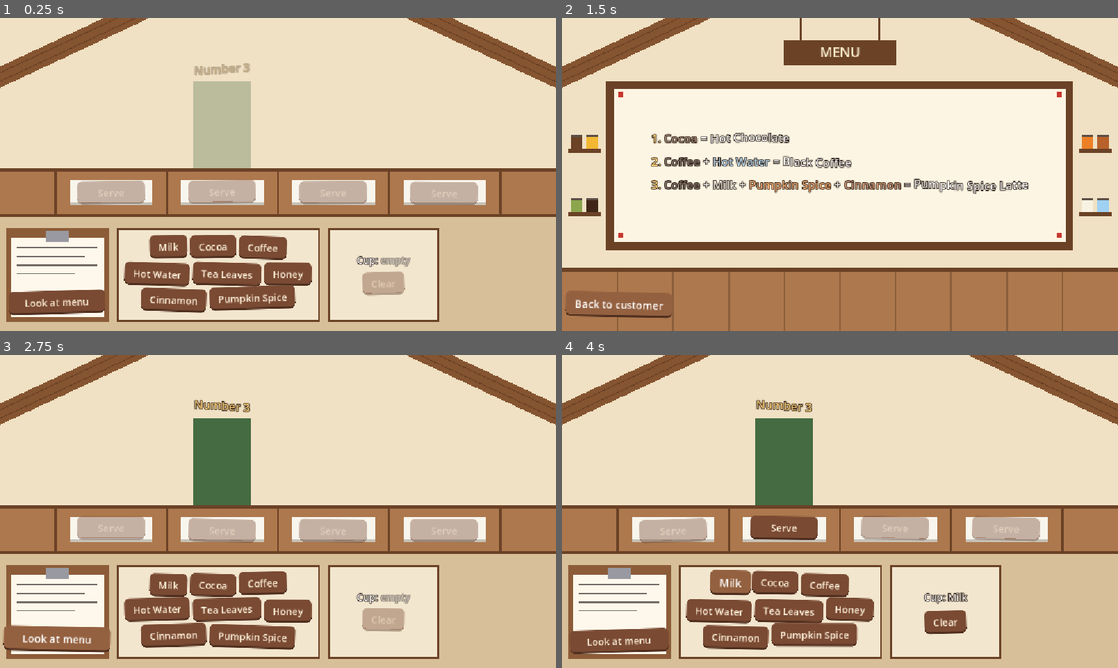
Above: before the commit, frames 1-4 (two rows, left to right).
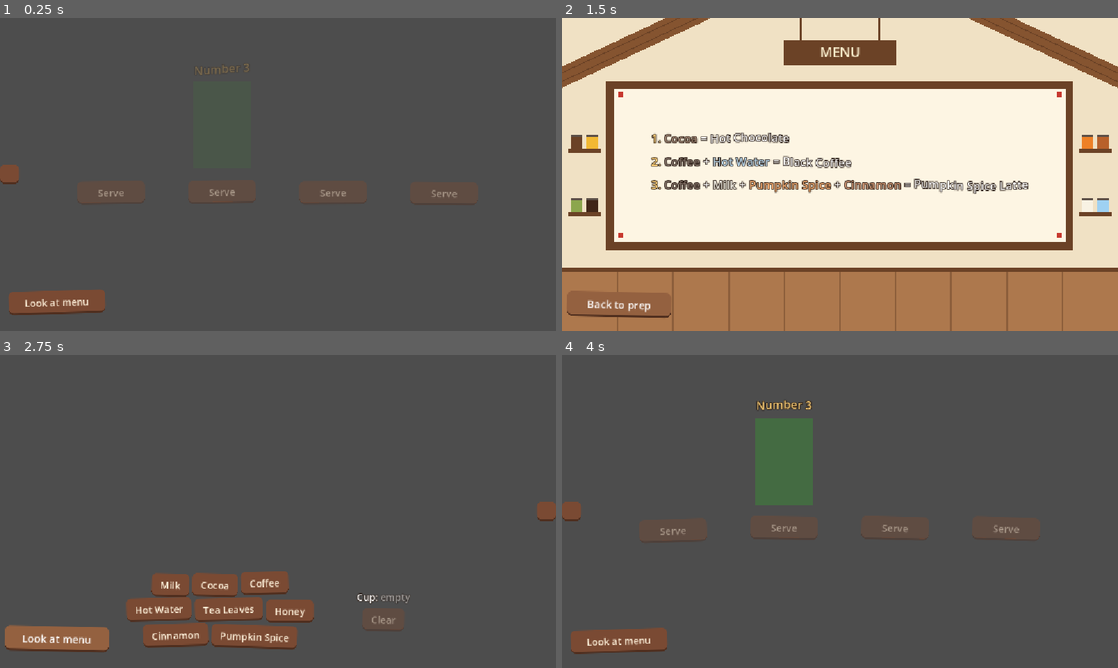
Above: after the commit, the same moments.

Repository: nocturnaljelly/26-autumn-comfy-jam
Game: Godot game, scene res://assets/scenes/cafe.tscn
Same seed, same stepped clock (60 frames per second), same inputs: the game is played once before the commit and once after it. The project has no main scene, so this scene is started directly.
Inputs (mouse positions are in pixels of both pictures, inside the frame that each line leads up to):
- Up to frame 1 (0.25 s): no input
- Up to frame 2 (1.5 s): click (573, 174) at 0.52 s; click "Look at menu" at 1.25 s
- Up to frame 3 (2.75 s): click "Back to customer" (after the commit: "Back to prep") at 2 s
- Up to frame 4 (4 s): click (1106, 511) at 2.77 s; click (728, 583) at 3.5 s, where only the run before the commit has a clickable "Milk"

The runs differ from the first frame. In frame 1, 99% of the frame differs, in the area x 0-100%, y 0-100%; in frame 2, 0.3%; in frame 3, 94%; in frame 4, 96%.

Commit message:
Split customer/prep views

Diff:
--- a/assets/scenes/cafe.tscn
+++ b/assets/scenes/cafe.tscn
@@ -32,7 +32,7 @@
 grow_vertical = 2
 mouse_filter = 2
 
-[node name="Background" type="TextureRect" parent="CounterView" unique_id=97142765]
+[node name="Background" type="TextureRect" parent="CounterView" unique_id=403544082]
 layout_mode = 1
 anchors_preset = 15
 anchor_right = 1.0
@@ -44,6 +44,7 @@
 stretch_mode = 6
 
 [node name="PrototypeGraphics" type="Control" parent="CounterView" unique_id=323166498]
+visible = false
 layout_mode = 1
 anchors_preset = 15
 anchor_right = 1.0
@@ -459,7 +460,16 @@
 mouse_filter = 2
 color = Color(0.95, 0.9, 0.81, 1)
 
-[node name="CustomerSlots" type="HBoxContainer" parent="CounterView" unique_id=1966658511]
+[node name="CustomerView" type="Control" parent="CounterView" unique_id=211543271]
+unique_name_in_owner = true
+layout_mode = 1
+anchors_preset = 15
+anchor_right = 1.0
+anchor_bottom = 1.0
+grow_horizontal = 2
+grow_vertical = 2
+
+[node name="CustomerSlots" type="HBoxContainer" parent="CounterView/CustomerView" unique_id=1966658511]
 unique_name_in_owner = true
 layout_mode = 1
 anchors_preset = -1
@@ -470,19 +480,38 @@
 offset_bottom = -26.0
 theme_override_constants/separation = 0
 
-[node name="CustomerSlot1" parent="CounterView/CustomerSlots" unique_id=2123331058 instance=ExtResource("9_slot")]
+[node name="CustomerSlot1" parent="CounterView/CustomerView/CustomerSlots" unique_id=2123331058 instance=ExtResource("9_slot")]
 layout_mode = 2
 
-[node name="CustomerSlot2" parent="CounterView/CustomerSlots" unique_id=1832369746 instance=ExtResource("9_slot")]
+[node name="CustomerSlot2" parent="CounterView/CustomerView/CustomerSlots" unique_id=1832369746 instance=ExtResource("9_slot")]
 layout_mode = 2
 
-[node name="CustomerSlot3" parent="CounterView/CustomerSlots" unique_id=840071003 instance=ExtResource("9_slot")]
+[node name="CustomerSlot3" parent="CounterView/CustomerView/CustomerSlots" unique_id=840071003 instance=ExtResource("9_slot")]
 layout_mode = 2
 
-[node name="CustomerSlot4" parent="CounterView/CustomerSlots" unique_id=1180743430 instance=ExtResource("9_slot")]
+[node name="CustomerSlot4" parent="CounterView/CustomerView/CustomerSlots" unique_id=1180743430 instance=ExtResource("9_slot")]
 layout_mode = 2
 
-[node name="IngredientButtons" type="HFlowContainer" parent="CounterView" unique_id=974106549]
+[node name="ToPrepButton" type="Button" parent="CounterView/CustomerView" unique_id=153750261]
+layout_mode = 1
+anchors_preset = 4
+anchor_top = 0.5
+anchor_bottom = 0.5
+offset_top = -20.0
+offset_right = 40.0
+offset_bottom = 20.0
+grow_vertical = 2
+
+[node name="PrepView" type="Control" parent="CounterView" unique_id=1206113019]
+unique_name_in_owner = true
+layout_mode = 1
+anchors_preset = 15
+anchor_right = 1.0
+anchor_bottom = 1.0
+grow_horizontal = 2
+grow_vertical = 2
+
+[node name="IngredientButtons" type="HFlowContainer" parent="CounterView/PrepView" unique_id=974106549]
 unique_name_in_owner = true
 layout_mode = 1
 anchors_preset = -1
@@ -492,13 +521,13 @@
 anchor_bottom = 0.97
 offset_left = 12.0
 offset_top = 16.0
-offset_right = -12.0
-offset_bottom = -12.0
+offset_right = -2.6000366
+offset_bottom = 3.999939
 theme_override_constants/h_separation = 6
 theme_override_constants/v_separation = 6
 alignment = 1
 
-[node name="Cup" type="VBoxContainer" parent="CounterView" unique_id=168903030]
+[node name="Cup" type="VBoxContainer" parent="CounterView/PrepView" unique_id=168903030]
 layout_mode = 1
 anchors_preset = -1
 anchor_left = 0.59
@@ -512,7 +541,7 @@
 theme_override_constants/separation = 12
 alignment = 1
 
-[node name="CupLabel" type="RichTextLabel" parent="CounterView/Cup" unique_id=1807857194]
+[node name="CupLabel" type="RichTextLabel" parent="CounterView/PrepView/Cup" unique_id=1807857194]
 unique_name_in_owner = true
 clip_contents = false
 layout_mode = 2
@@ -522,13 +551,26 @@
 scroll_active = false
 horizontal_alignment = 1
 
-[node name="ClearButton" type="Button" parent="CounterView/Cup" unique_id=244709931]
+[node name="ClearButton" type="Button" parent="CounterView/PrepView/Cup" unique_id=244709931]
 unique_name_in_owner = true
 layout_mode = 2
 size_flags_horizontal = 4
 text = "Clear"
 script = ExtResource("4_button")
 
+[node name="ToCustomersButton" type="Button" parent="CounterView/PrepView" unique_id=654988117]
+layout_mode = 1
+anchors_preset = 6
+anchor_left = 1.0
+anchor_top = 0.5
+anchor_right = 1.0
+anchor_bottom = 0.5
+offset_left = -40.0
+offset_top = -20.0
+offset_bottom = 20.0
+grow_horizontal = 0
+grow_vertical = 2
+
 [node name="MenuView" type="Control" parent="." unique_id=718232917]
 unique_name_in_owner = true
 visible = false
@@ -540,7 +582,7 @@
 grow_vertical = 2
 mouse_filter = 2
 
-[node name="Background" type="TextureRect" parent="MenuView" unique_id=403544082]
+[node name="Background" type="TextureRect" parent="MenuView" unique_id=97142765]
 layout_mode = 1
 anchors_preset = 15
 anchor_right = 1.0
@@ -586,6 +628,7 @@
 anchor_right = 1.0
 offset_top = 11.0
 offset_bottom = 13.0
+grow_horizontal = 2
 mouse_filter = 2
 color = Color(0.42, 0.26, 0.15, 1)
 
@@ -595,6 +638,7 @@
 anchor_right = 1.0
 offset_top = 27.0
 offset_bottom = 29.0
+grow_horizontal = 2
 mouse_filter = 2
 color = Color(0.42, 0.26, 0.15, 1)
 
@@ -607,6 +651,7 @@
 offset_top = -58.0
 offset_right = 79.0
 offset_bottom = -18.0
+grow_horizontal = 0
 rotation = 0.436332
 mouse_filter = 2
 color = Color(0.52, 0.33, 0.19, 1)
@@ -617,6 +662,7 @@
 anchor_right = 1.0
 offset_top = 11.0
 offset_bottom = 13.0
+grow_horizontal = 2
 mouse_filter = 2
 color = Color(0.42, 0.26, 0.15, 1)
 
@@ -626,6 +672,7 @@
 anchor_right = 1.0
 offset_top = 27.0
 offset_bottom = 29.0
+grow_horizontal = 2
 mouse_filter = 2
 color = Color(0.42, 0.26, 0.15, 1)
 
@@ -643,6 +690,7 @@
 anchors_preset = 10
 anchor_right = 1.0
 offset_bottom = 8.0
+grow_horizontal = 2
 mouse_filter = 2
 color = Color(0.42, 0.26, 0.15, 1)
 
@@ -703,6 +751,8 @@
 offset_left = -2.0
 offset_top = 8.0
 offset_right = 2.0
+grow_horizontal = 2
+grow_vertical = 2
 mouse_filter = 2
 color = Color(0.55, 0.37, 0.23, 1)
 
@@ -818,6 +868,8 @@
 offset_top = 16.0
 offset_right = -16.0
 offset_bottom = -16.0
+grow_horizontal = 2
+grow_vertical = 2
 mouse_filter = 2
 color = Color(0.99, 0.96, 0.89, 1)
 
@@ -839,6 +891,7 @@
 offset_top = 8.0
 offset_right = -8.0
 offset_bottom = 18.0
+grow_horizontal = 0
 mouse_filter = 2
 color = Color(0.78, 0.22, 0.18, 1)
 
@@ -851,6 +904,7 @@
 offset_top = -18.0
 offset_right = 18.0
 offset_bottom = -8.0
+grow_vertical = 0
 mouse_filter = 2
 color = Color(0.78, 0.22, 0.18, 1)
 
@@ -865,6 +919,8 @@
 offset_top = -18.0
 offset_right = -8.0
 offset_bottom = -8.0
+grow_horizontal = 0
+grow_vertical = 0
 mouse_filter = 2
 color = Color(0.78, 0.22, 0.18, 1)
 
@@ -894,6 +950,7 @@
 anchors_preset = 10
 anchor_right = 1.0
 offset_bottom = 5.0
+grow_horizontal = 2
 mouse_filter = 2
 color = Color(0.36, 0.31, 0.28, 1)
 
@@ -912,6 +969,7 @@
 anchors_preset = 10
 anchor_right = 1.0
 offset_bottom = 5.0
+grow_horizontal = 2
 mouse_filter = 2
 color = Color(0.36, 0.31, 0.28, 1)
 
@@ -941,6 +999,7 @@
 anchors_preset = 10
 anchor_right = 1.0
 offset_bottom = 5.0
+grow_horizontal = 2
 mouse_filter = 2
 color = Color(0.36, 0.31, 0.28, 1)
 
@@ -959,6 +1018,7 @@
 anchors_preset = 10
 anchor_right = 1.0
 offset_bottom = 5.0
+grow_horizontal = 2
 mouse_filter = 2
 color = Color(0.36, 0.31, 0.28, 1)
 
@@ -988,6 +1048,7 @@
 anchors_preset = 10
 anchor_right = 1.0
 offset_bottom = 5.0
+grow_horizontal = 2
 mouse_filter = 2
 color = Color(0.36, 0.31, 0.28, 1)
 
@@ -1006,6 +1067,7 @@
 anchors_preset = 10
 anchor_right = 1.0
 offset_bottom = 5.0
+grow_horizontal = 2
 mouse_filter = 2
 color = Color(0.36, 0.31, 0.28, 1)
 
@@ -1035,6 +1097,7 @@
 anchors_preset = 10
 anchor_right = 1.0
 offset_bottom = 5.0
+grow_horizontal = 2
 mouse_filter = 2
 color = Color(0.36, 0.31, 0.28, 1)
 
@@ -1053,6 +1116,7 @@
 anchors_preset = 10
 anchor_right = 1.0
 offset_bottom = 5.0
+grow_horizontal = 2
 mouse_filter = 2
 color = Color(0.36, 0.31, 0.28, 1)
 
--- a/assets/scripts/cafe.gd
+++ b/assets/scripts/cafe.gd
@@ -2,12 +2,14 @@
 
 const CUP_CAPACITY := 4
 const HIGHLIGHT_COLOR := "#ffd27a"
+enum View { CUSTOMERS, PREP }
 
 @export var recipe_book: RecipeBook
 @export var customers: Array[Customer] = []
 
 var menu: RecipeBook
 var cup: Array[Ingredient] = []
+var current_view := View.CUSTOMERS
 var facing_menu := false
 
 @onready var counter_view: Control = %CounterView
@@ -16,6 +18,10 @@
 @onready var cup_label: RichTextLabel = %CupLabel
 @onready var ingredient_buttons: Container = %IngredientButtons
 @onready var clear_button: Button = %ClearButton
+@onready var customer_view: Control = %CustomerView
+@onready var to_prep_button: Button = $CounterView/CustomerView/ToPrepButton
+@onready var prep_view: Control = %PrepView
+@onready var to_customers_button: Button = $CounterView/PrepView/ToCustomersButton
 @onready var menu_view: Control = %MenuView
 @onready var menu_label: RichTextLabel = %MenuLabel
 @onready var turn_button: Button = %TurnButton
@@ -33,8 +39,11 @@
 	clear_button.pressed.connect(_clear_cup)
 	turn_button.pressed.connect(_turn)
 	arrival_timer.timeout.connect(_seat_next_customer)
+	to_prep_button.pressed.connect(_show_view.bind(View.PREP))
+	to_customers_button.pressed.connect(_show_view.bind(View.CUSTOMERS))
+	menu_view.visible = false
 	_update_menu()
-	_show_view()
+	_show_view(View.CUSTOMERS)
 	_seat_next_customer()
 	_update_controls()
 
@@ -49,7 +58,9 @@
 			if slot.order and randf() < slot.customer.order_change_chance:
 				slot.order = menu.get_random_recipe(slot.order)
 				_update_order_text(slot)
-	_show_view()
+	counter_view.visible = not facing_menu
+	menu_view.visible = facing_menu
+	turn_button.text = "Back to prep" if facing_menu else "Look at menu"
 
 func _slots() -> Array[CustomerSlot]:
 	var slots: Array[CustomerSlot] = []
@@ -85,10 +96,10 @@
 	cup.clear()
 	_update_controls()
 
-func _show_view() -> void:
-	counter_view.visible = not facing_menu
-	menu_view.visible = facing_menu
-	turn_button.text = "Back to customer" if facing_menu else "Look at menu"
+func _show_view(view: View) -> void:
+	current_view = view
+	customer_view.visible = view == View.CUSTOMERS
+	prep_view.visible = view == View.PREP
 
 func _update_order_text(slot: CustomerSlot) -> void:
 	slot.say("[wave amp=40 freq=5][color=%s]Number %d[/color][/wave]" % [HIGHLIGHT_COLOR, menu.get_number(slot.order)])
